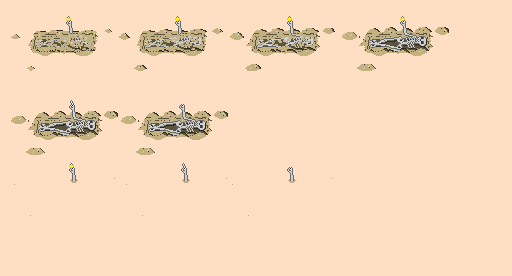
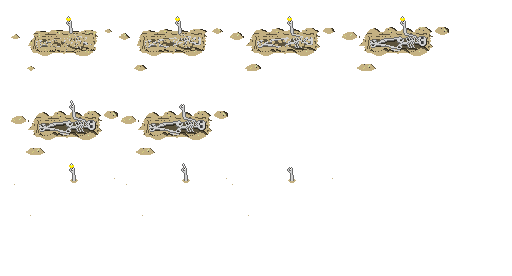
Layer changes from the first 512 x 276 image to the second:
hid "Layer 1" over (x1=0, y1=0, x2=512, y2=276)
